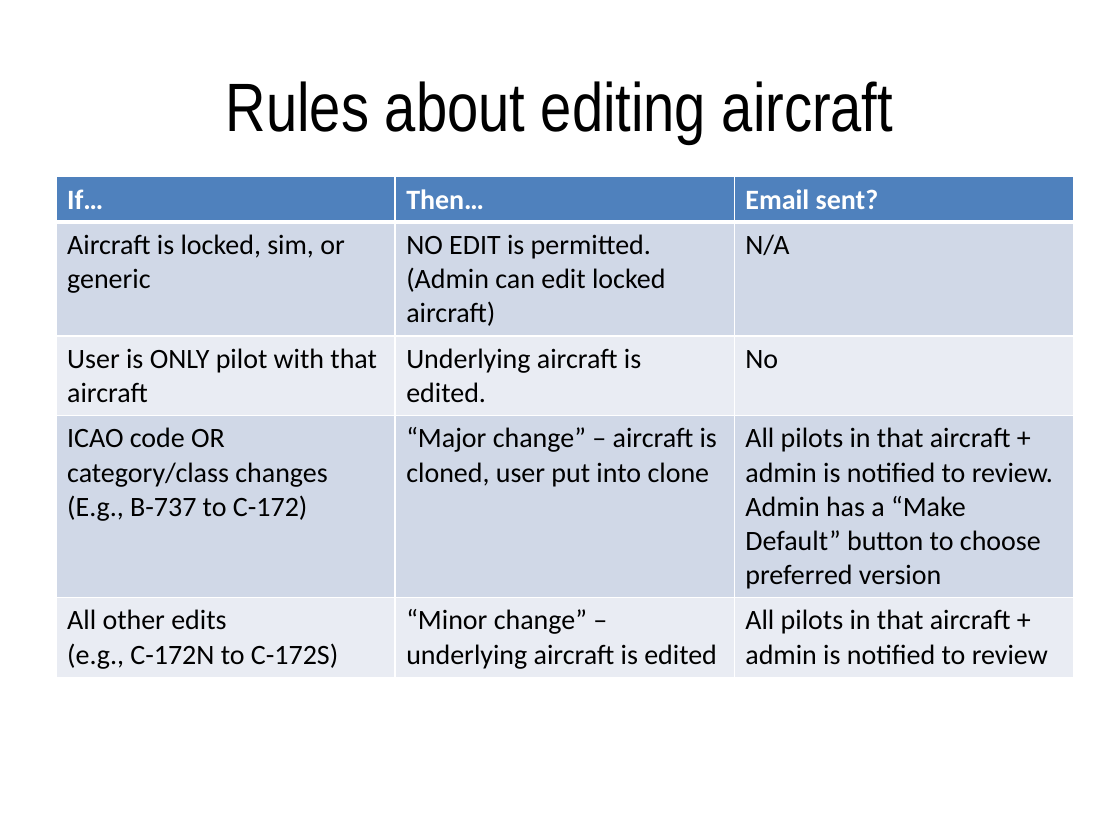
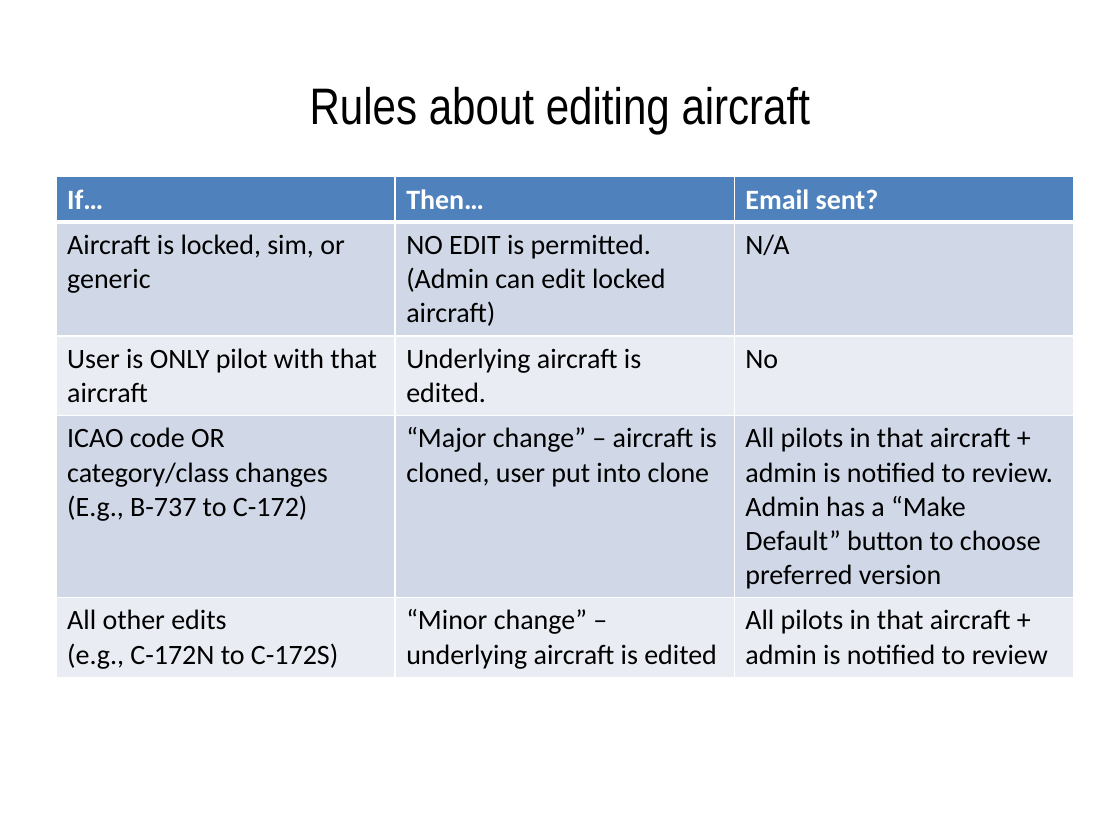
Before and after one commit to ericberman/MyFlightbookWeb, a slide deck: slide 23 of MyFlightbook.Web/Private/MyFlightbook Admin Tools.pptx (slide 22 before the commit). Drawn at 1120x840 pixels with LibreOffice and Linux fonts; fonts in the diff are those of the drawing; background and template pictures are left out. Boxes give left, top, right and bottom in pixels: in the first picture for what was removed or moved away, otherwise in the second. Text is boxed around its words. In the diff, an @@ line names an element or a change of style, - is before the commit and + after.

```diff
--- a/MyFlightbook.Web/Private/MyFlightbook Admin Tools.pptx
+++ b/MyFlightbook.Web/Private/MyFlightbook Admin Tools.pptx
@@ title "Rules about editing aircraft" at [310,86,810,134]: size 44 to 33 pt @@
```
Also in this commit, not shown: 42 other slides changed, 2 slides added.
